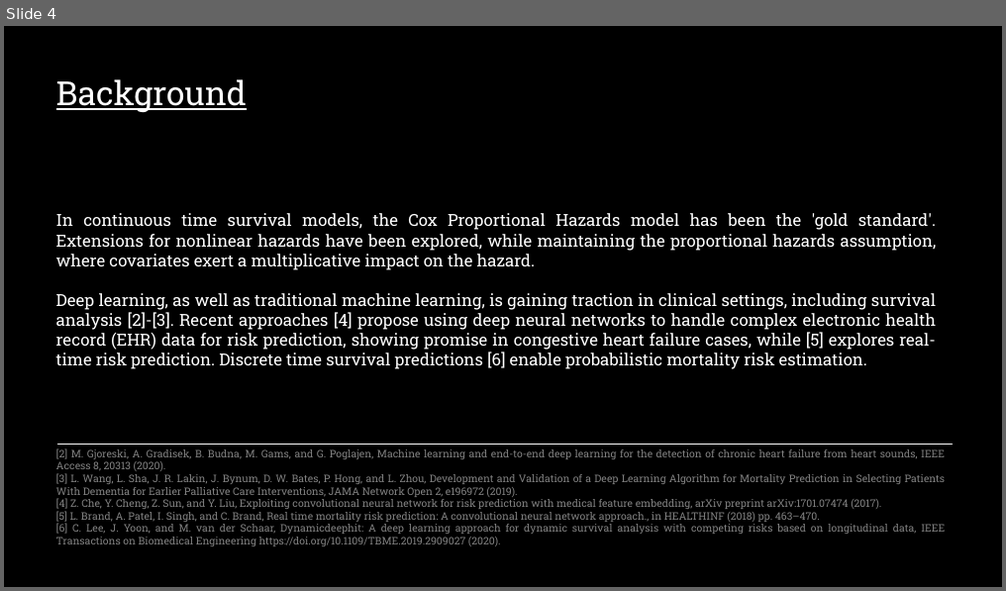
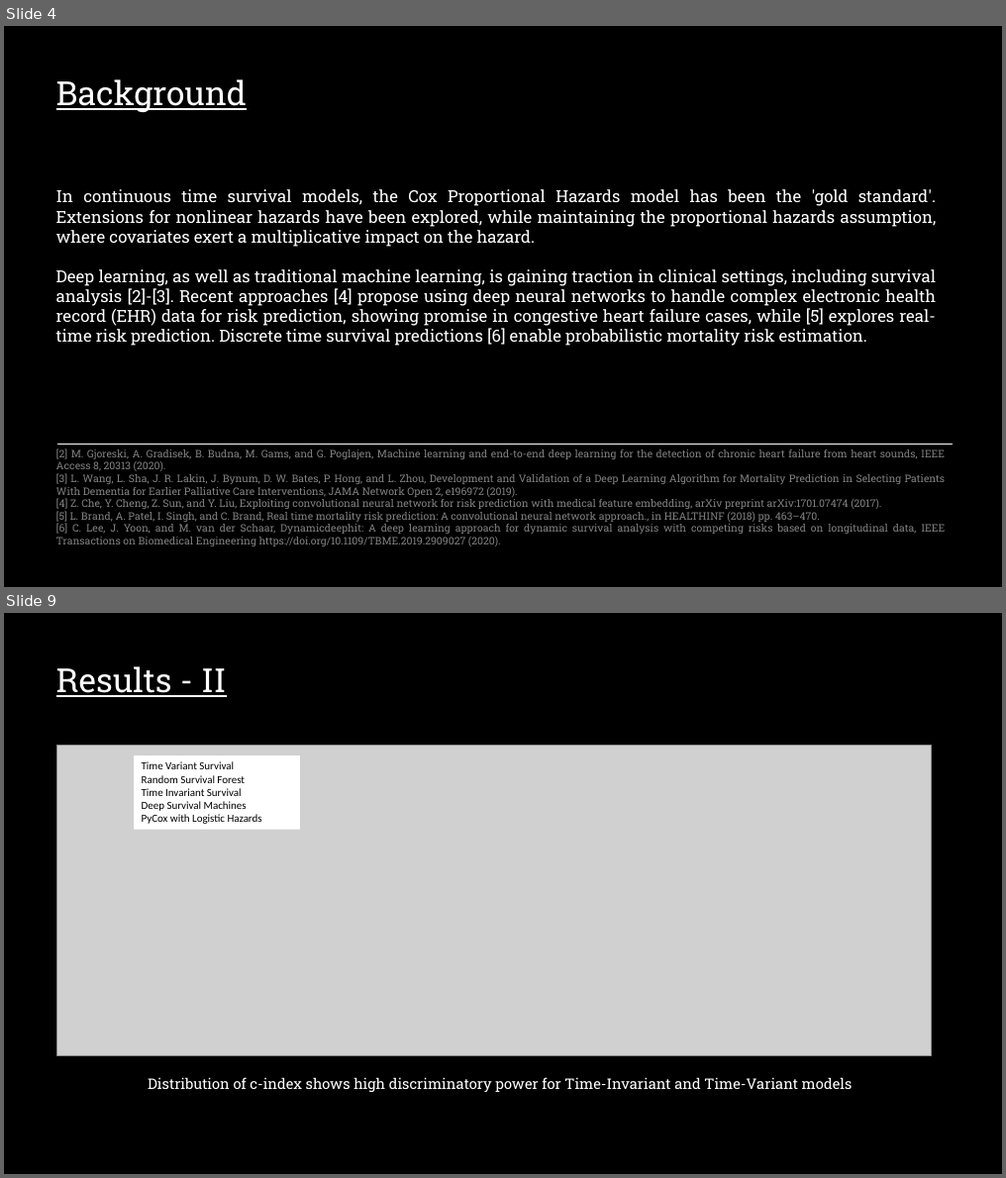
Before and after one commit to sourasen1011/UoE_Research_Project_2023, a slide deck: presentations/powerpoint_presentation/my_presentation.pptx. Shown one above the other, each under a label of ours: slide 4 before the commit, slides 4 and 9 after it; the slides between them are not shown. The pictures are 1006x591 and 1006x1178 pixels, drawn with LibreOffice and Linux fonts; fonts in the diff are those of the drawing; grey boxes stand for pictures. Boxes give left, top, right and bottom in pixels: in the first picture for what was removed or moved away, otherwise in the second. Text is boxed around its words. In the diff, an @@ line names an element or a change of style, - is before the commit and + after.

```diff
--- a/presentations/powerpoint_presentation/my_presentation.pptx
+++ b/presentations/powerpoint_presentation/my_presentation.pptx
@@ slide 9 added at bbox=[4, 613, 1002, 1174], background #000000 @@
@@ text added at bbox=[56, 666, 226, 697], 32 pt, text #FFFFFF, underline @@
+Results - II
@@ picture added at bbox=[57, 745, 932, 1057] @@
@@ rectangle added at bbox=[135, 756, 300, 830], fill #FFFFFF, 10.5 pt, text #000000 @@
+Time Variant Survival
+Random Survival Forest
+Time Invariant Survival
+Deep Survival Machines
+PyCox with Logistic Hazards
@@ text added at bbox=[148, 1077, 852, 1092], 14 pt, text #FFFFFF @@
+Distribution of c-index shows high discriminatory power for Time-Invariant and Time-Variant models
@@ slide 4 changed as well @@
@@ background #FFFFFF to #000000 @@
@@ rectangle removed at bbox=[4, 26, 1002, 587] @@
@@ text "In continuous time survival models, ...": place and size @@
-text "In continuous time survival models, ..." at bbox=[56, 213, 937, 370]
+text "In continuous time survival models, ..." at bbox=[56, 189, 937, 346]
```
Also in this commit, not shown: 6 other slides changed, 6 other slides added, 2 slides removed, 4 other files.
